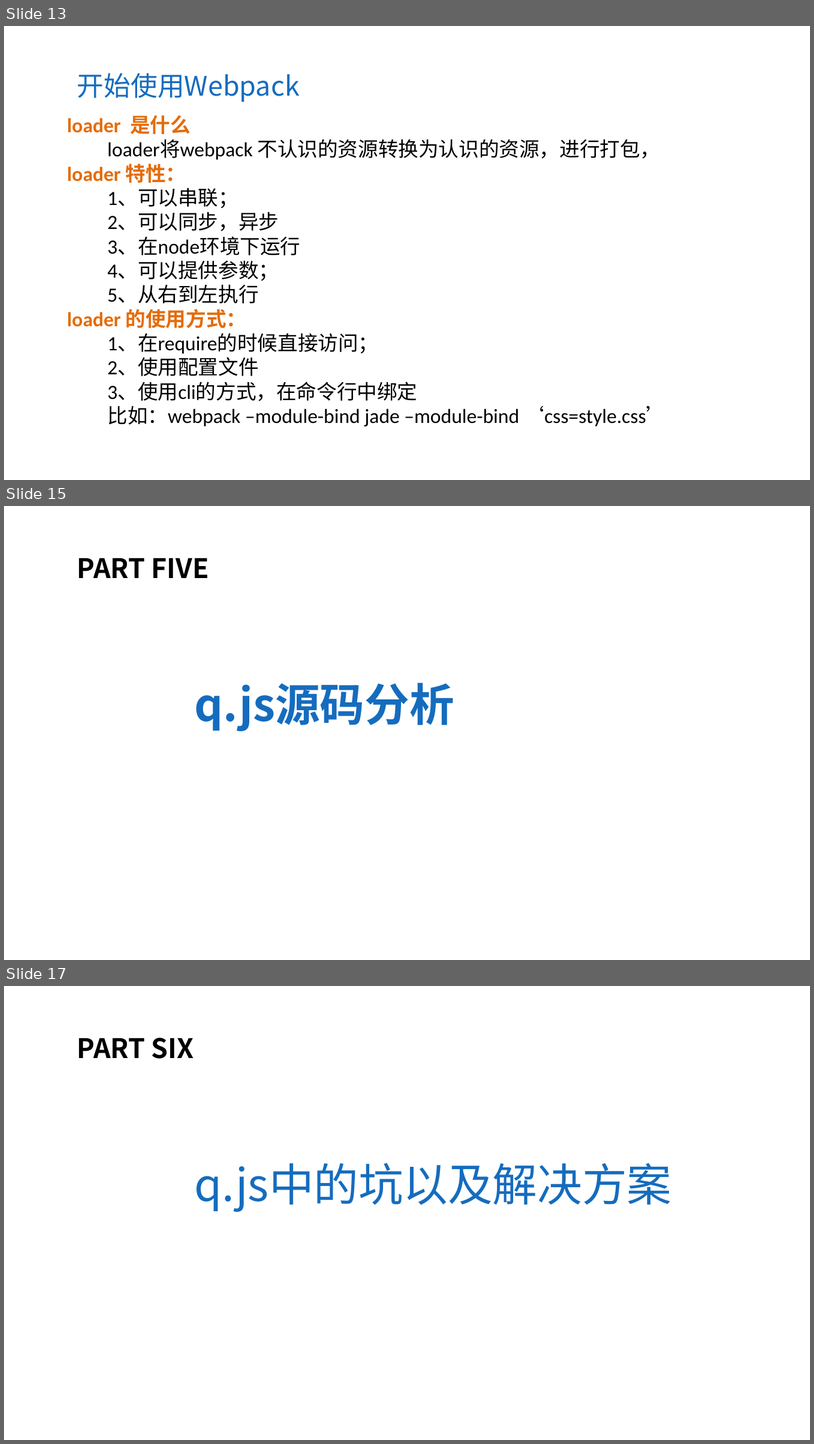
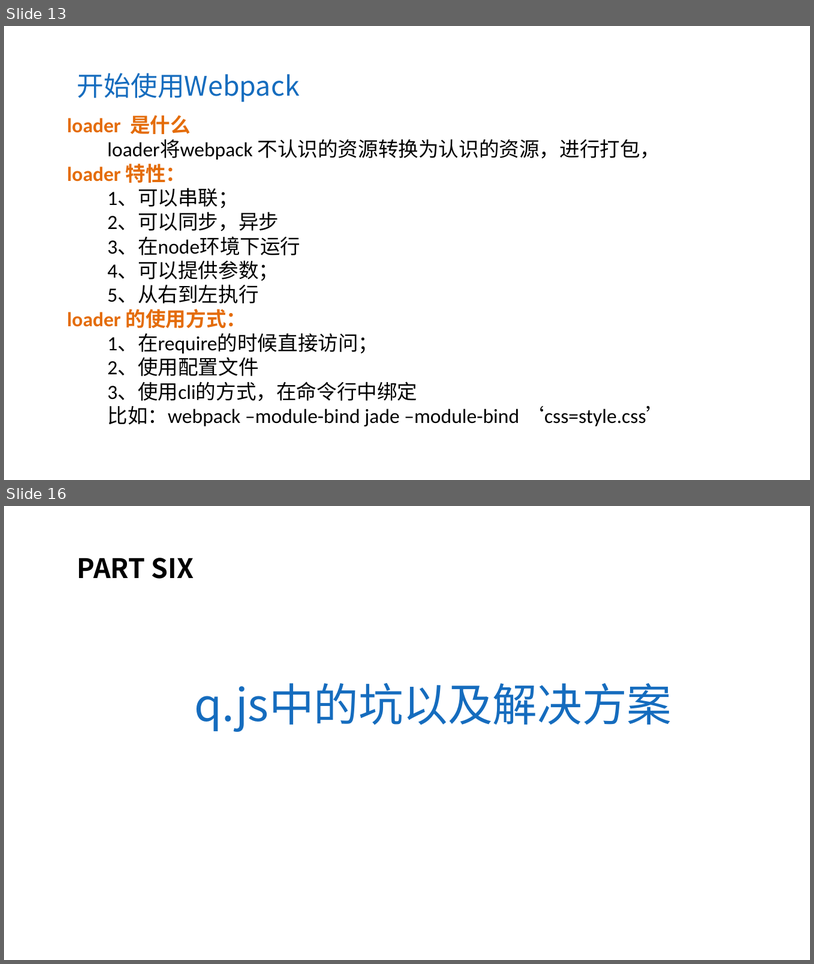
Before and after one commit to aYangLi/webpack-share, a slide deck: 20171208-李晨阳-Vue.js多页面项目Webpack配置方案.pptx. Shown one above the other, each under a label of ours: slides 13, 15 and 17 before the commit, slides 13 and 16 after it; the slides between them are not shown. The pictures are 814x1444 and 814x964 pixels, drawn with LibreOffice and Linux fonts; fonts in the diff are those of the drawing; background and template pictures are left out. Boxes give left, top, right and bottom in pixels: in the first picture for what was removed or moved away, otherwise in the second. Text is boxed around its words. In the diff, an @@ line names an element or a change of style, - is before the commit and + after.

```diff
--- a/20171208-李晨阳-Vue.js多页面项目Webpack配置方案.pptx
+++ b/20171208-李晨阳-Vue.js多页面项目Webpack配置方案.pptx
@@ slide 15 removed at box(4, 506, 810, 960), background picture (left out) @@
@@ text removed at box(77, 558, 209, 578) @@
-PART FIVE
@@ text removed at box(194, 682, 454, 731) @@
-q.js源码分析
@@ what was slide 17 is now slide 16 @@
```
Also in this commit, not shown: 2 slides changed, 1 slide added, 4 other slides removed.
